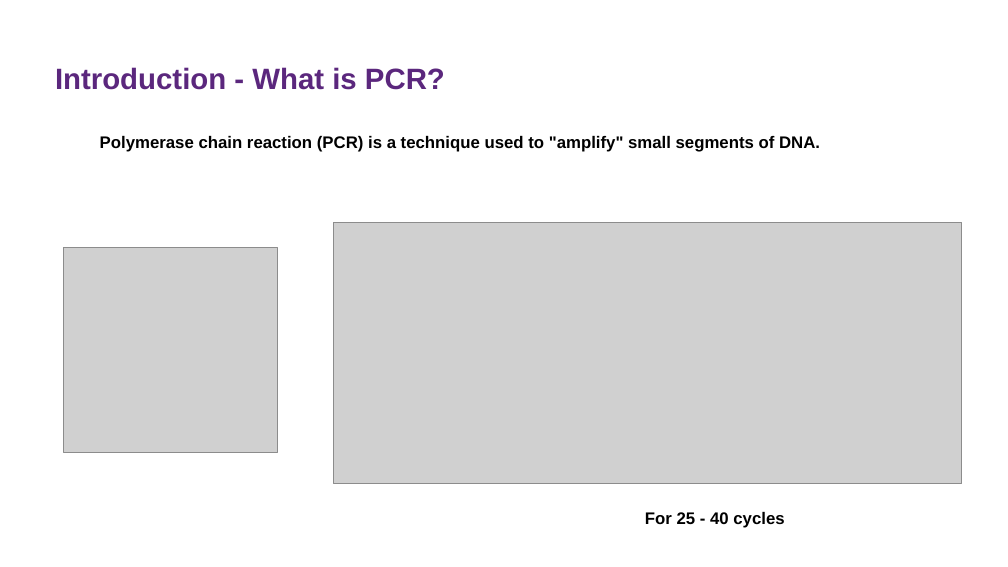
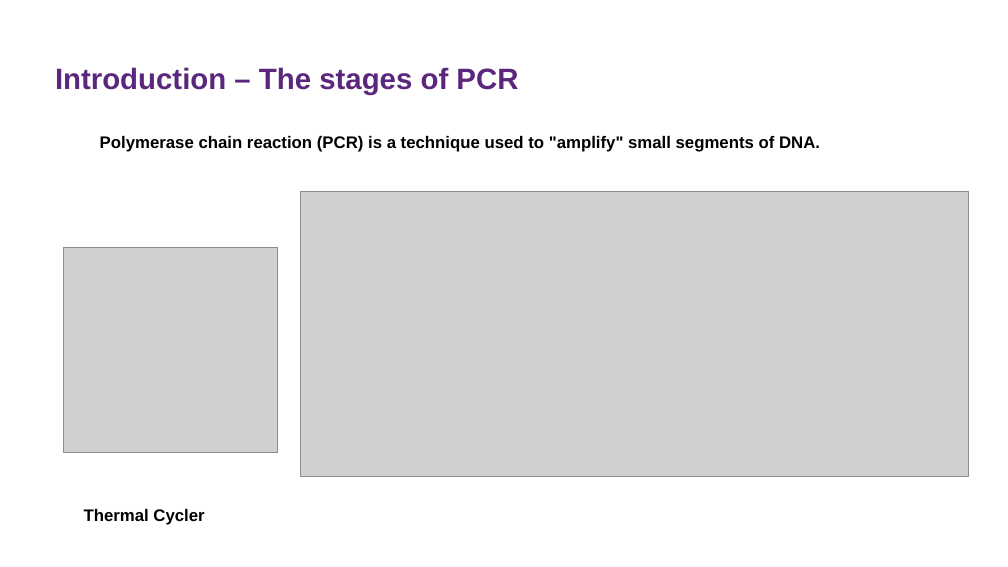
Before and after one commit to sanjaynagi/AnoPrimer, a slide deck: slide 4 of agamPrimer.odp (slide 3 before the commit). Drawn at 1008x567 pixels with LibreOffice and Linux fonts; fonts in the diff are those of the drawing; grey boxes stand for pictures; background and template pictures are left out. Boxes give left, top, right and bottom in pixels: in the first picture for what was removed or moved away, otherwise in the second. Text is boxed around its words. In the diff, an @@ line names an element or a change of style, - is before the commit and + after.

```diff
--- a/agamPrimer.odp
+++ b/agamPrimer.odp
@@ title at (55,67,518,95): text changed @@
-Introduction - What is PCR?
+Introduction – The stages of PCR
@@ picture: place and size @@
-picture at (334,222,963,484)
+picture at (300,192,968,477)
@@ text added at (84,509,204,525), 12 pt, text #000000, bold @@
+Thermal Cycler
@@ text removed at (645,512,784,528) @@
-For 25 - 40 cycles
```
Also in this commit, not shown: 8 other slides changed, 1 slide removed, 2 other files.
